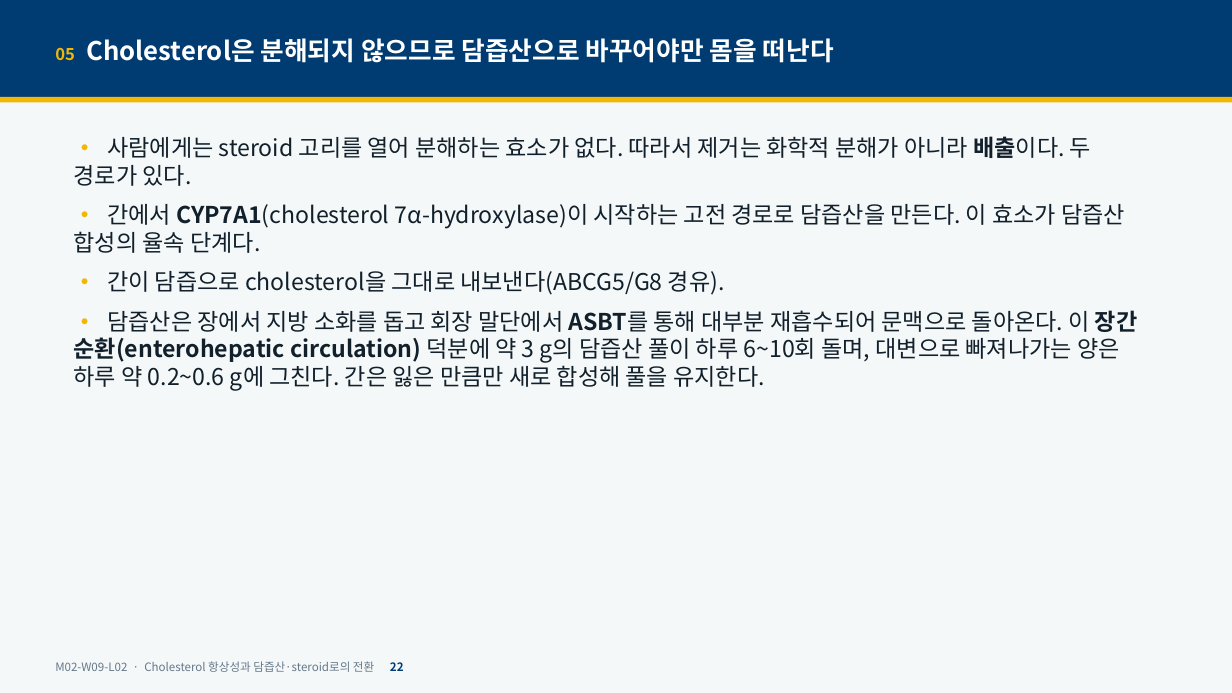
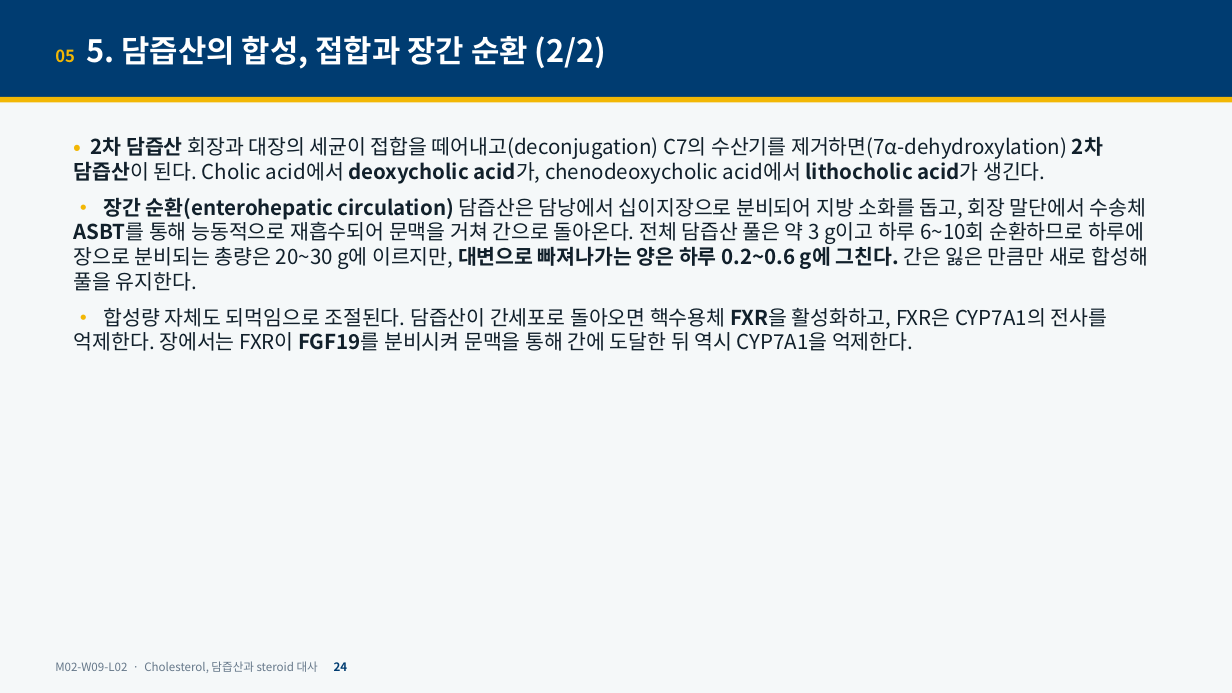
Before and after one commit to hoperiasd2/hoperiasd2.github.io, a slide deck: slide 24 of curriculum/M02/W09/L02/slides.pptx (slide 22 before the commit). Drawn at 1232x693 pixels with LibreOffice and Linux fonts; fonts in the diff are those of the drawing. Boxes give left, top, right and bottom in pixels: in the first picture for what was removed or moved away, otherwise in the second. Text is boxed around its words. In the diff, an @@ line names an element or a change of style, - is before the commit and + after.

```diff
--- a/curriculum/M02/W09/L02/slides.pptx
+++ b/curriculum/M02/W09/L02/slides.pptx
@@ text at (55, 36, 607, 69): text changed; size 20 to 24 pt @@
-05 Cholesterol은 분해되지 않으므로 담즙산으로 바꾸어야만 몸을 떠난다
+05 5. 담즙산의 합성, 접합과 장간 순환 (2/2)
@@ text at (74, 136, 1148, 351): text changed; size 18 to 16 pt @@
-• 사람에게는 steroid 고리를 열어 분해하는 효소가 없다. 따라서 제거는 화학적 분해가 아니라 배출이다. 두 경로가 있다.
-• 간에서 CYP7A1(cholesterol 7α-hydroxylase)이 시작하는 고전 경로로 담즙산을 만든다. 이 효소가 담즙산 합성의 율속 단계다.
-• 간이 담즙으로 cholesterol을 그대로 내보낸다(ABCG5/G8 경유).
-• 담즙산은 장에서 지방 소화를 돕고 회장 말단에서 ASBT를 통해 대부분 재흡수되어 문맥으로 돌아온다. 이 장간 순환(enterohepatic circulation) 덕분에 약 3 g의 담즙산 풀이 하루 6~10회 돌며, 대변으로 빠져나가는 양은 하루 약 0.2~0.6 g에 그친다. 간은 잃은 만큼만 새로 합성해 풀을 유지한다.
+• 2차 담즙산 회장과 대장의 세균이 접합을 떼어내고(deconjugation) C7의 수산기를 제거하면(7α-dehydroxylation) 2차 담즙산이 된다. Cholic acid에서 deoxycholic acid가, chenodeoxycholic acid에서 lithocholic acid가 생긴다.
+• 장간 순환(enterohepatic circulation) 담즙산은 담낭에서 십이지장으로 분비되어 지방 소화를 돕고, 회장 말단에서 수송체 ASBT를 통해 능동적으로 재흡수되어 문맥을 거쳐 간으로 돌아온다. 전체 담즙산 풀은 약 3 g이고 하루 6~10회 순환하므로 하루에 장으로 분비되는 총량은 20~30 g에 이르지만, 대변으로 빠져나가는 양은 하루 0.2~0.6 g에 그친다. 간은 잃은 만큼만 새로 합성해 풀을 유지한다.
+• 합성량 자체도 되먹임으로 조절된다. 담즙산이 간세포로 돌아오면 핵수용체 FXR을 활성화하고, FXR은 CYP7A1의 전사를 억제한다. 장에서는 FXR이 FGF19를 분비시켜 문맥을 통해 간에 도달한 뒤 역시 CYP7A1을 억제한다.
@@ text at (55, 661, 348, 673): text changed @@
-M02-W09-L02 · Cholesterol 항상성과 담즙산·steroid로의 전환 22
+M02-W09-L02 · Cholesterol, 담즙산과 steroid 대사 24
```
Also in this commit, not shown: 32 other slides changed, 11 slides added, 10 slides removed, 10 other files.
